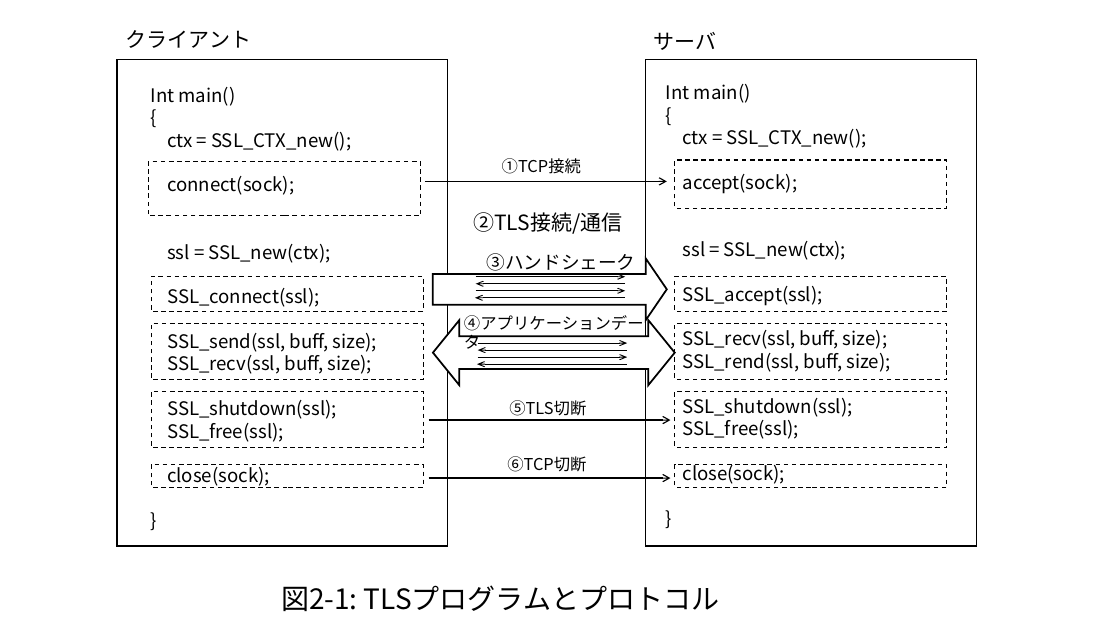
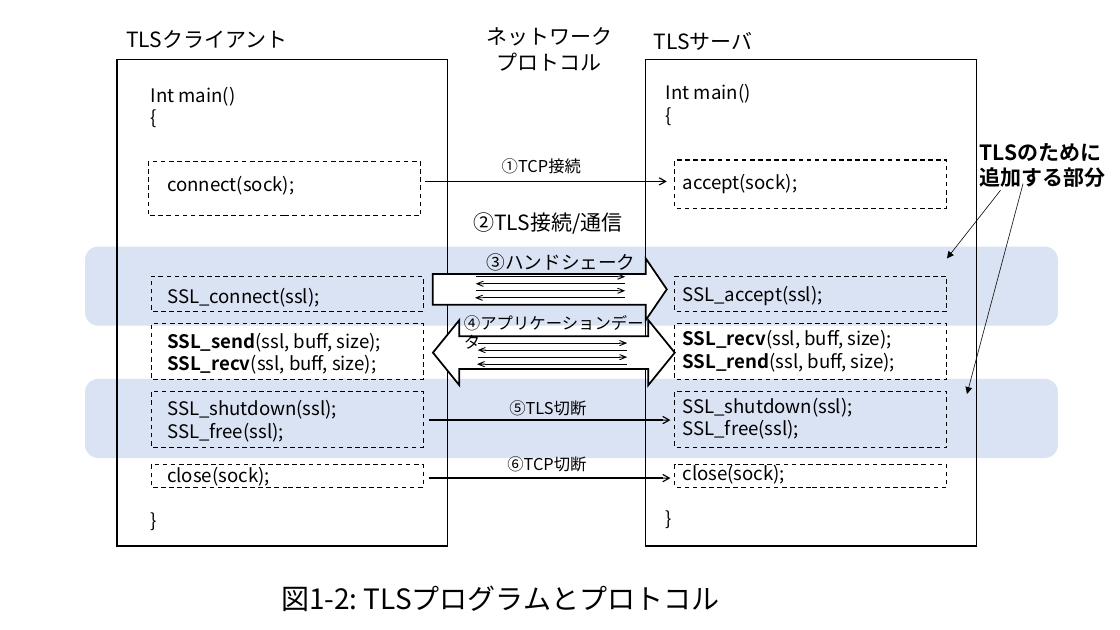
Before and after one commit to kojo1/TLSbook-en, a slide deck: slide 2 of Part1.Technology/Chapter2.Protocol/Protocol-fig-jp.pptx (slide 1 before the commit). Drawn at 1120x630 pixels with LibreOffice and Linux fonts; fonts in the diff are those of the drawing. Boxes give left, top, right and bottom in pixels: in the first picture for what was removed or moved away, otherwise in the second. Text is boxed around its words. In the diff, an @@ line names an element or a change of style, - is before the commit and + after.

```diff
--- a/Part1.Technology/Chapter2.Protocol/Protocol-fig-jp.pptx
+++ b/Part1.Technology/Chapter2.Protocol/Protocol-fig-jp.pptx
@@ text added at box(486, 27, 612, 71), 18 pt, text #000000 @@
+ネットワーク
+プロトコル
@@ text at box(126, 30, 287, 48): text changed @@
-クライアント
+TLSクライアント
@@ text at box(654, 32, 753, 50): text changed @@
-サーバ
+TLSサーバ
@@ rectangle at box(117, 60, 448, 546): fill #FFFFFF to none @@
@@ rectangle at box(645, 60, 976, 546): fill #FFFFFF to none @@
@@ text at box(167, 132, 351, 151): paragraph removed @@
-ctx = SSL_CTX_new();
@@ text at box(683, 129, 866, 148): paragraph removed @@
-ctx = SSL_CTX_new();
@@ text added at box(980, 143, 1106, 190), 18 pt, text #000000, bold @@
+TLSのために
+追加する部分
@@ arrow added from (1001, 191) to (947, 259), #000000 0.5 pt @@
@@ arrow added from (1023, 184) to (967, 394), #000000 0.5 pt @@
@@ rounded rectangle added at box(85, 247, 1058, 326), fill #DAE3F3 @@
@@ text at box(167, 244, 331, 263): paragraph removed @@
-ssl = SSL_new(ctx);
@@ text at box(683, 241, 846, 260): paragraph removed @@
-ssl = SSL_new(ctx);
@@ text at box(167, 333, 381, 374): bold on in "SSL_send(ssl,", "SSL_recv(ssl," @@
@@ text at box(683, 330, 895, 372): bold on in "SSL_recv(ssl,", "SSL_rend(ssl," @@
@@ rounded rectangle added at box(85, 379, 1058, 458), fill #DAE3F3 @@
@@ text at box(281, 585, 719, 611): text changed @@
-図2-1: TLSプログラムとプロトコル
+図1-2: TLSプログラムとプロトコル
```
Also in this commit, not shown: 4 other slides changed, 3 slides added, 8 other files.
